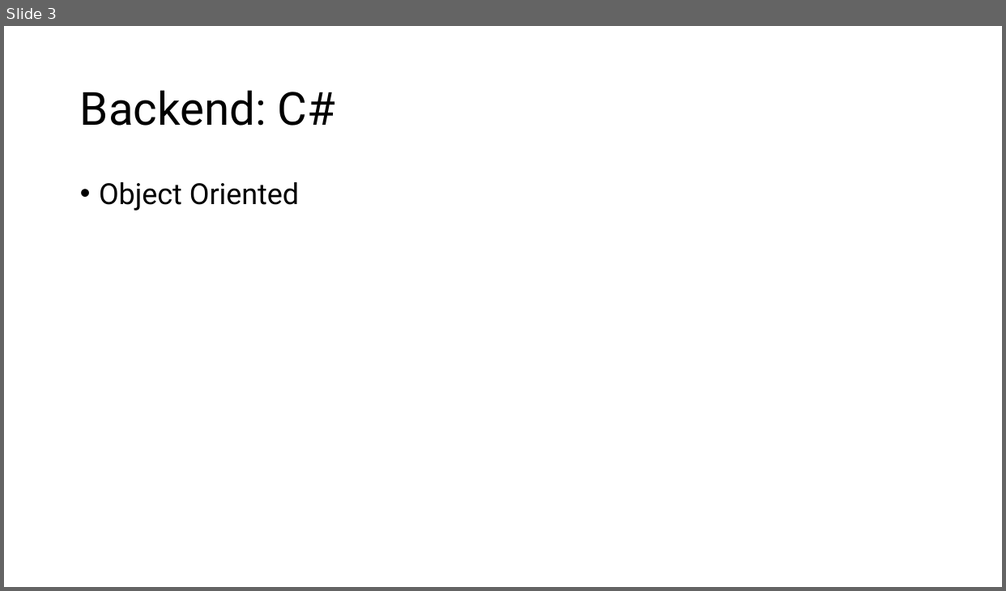
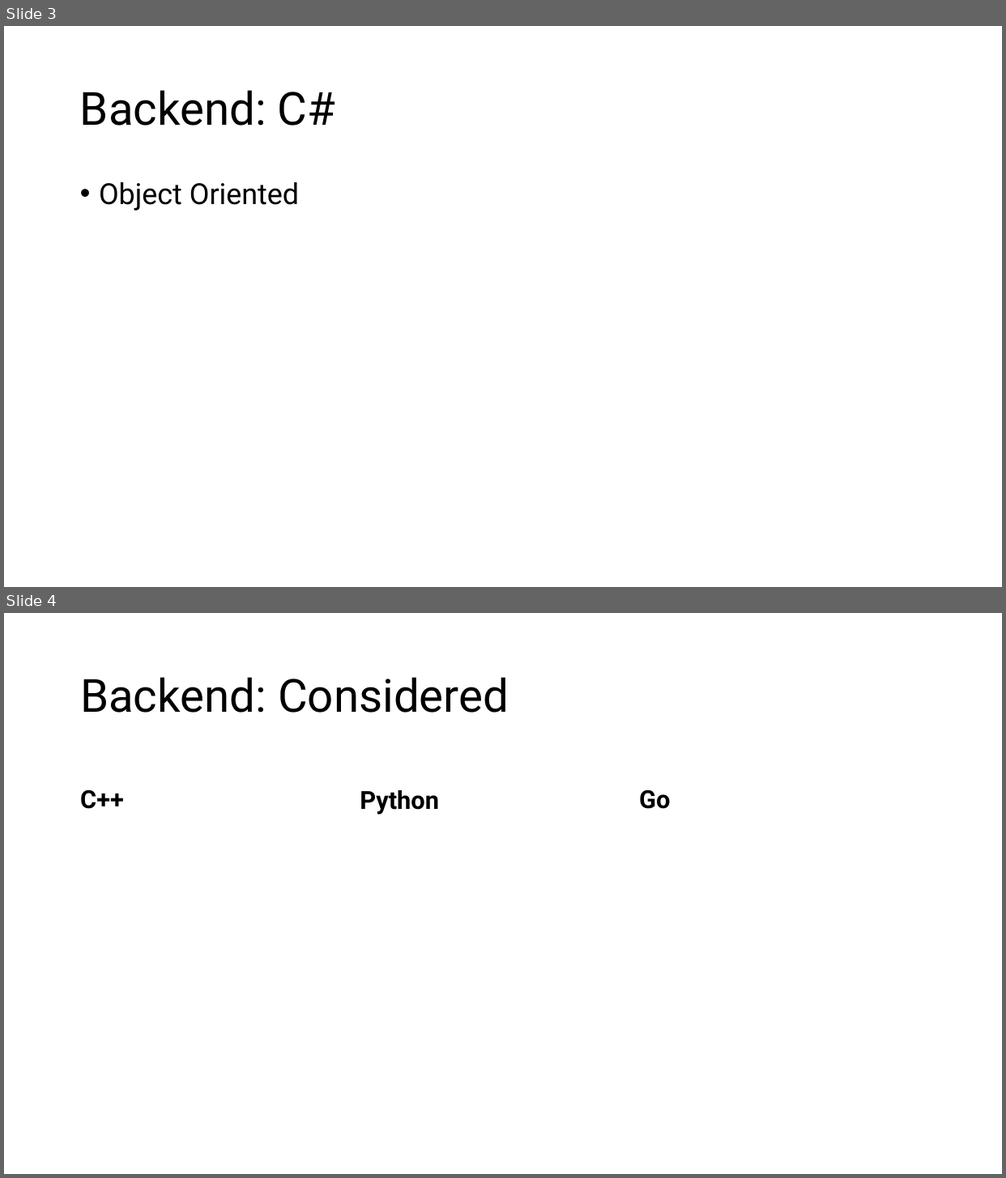
Before and after one commit to Team-Gala-JP/Team-Gala-JP, a slide deck: Team Gala Tech Stack.pptx. Shown one above the other, each under a label of ours: slide 3 before the commit, slides 3 and 4 after it. The pictures are 1006x591 and 1006x1178 pixels, drawn with LibreOffice and Linux fonts; fonts in the diff are those of the drawing. Boxes give left, top, right and bottom in pixels: in the first picture for what was removed or moved away, otherwise in the second. Text is boxed around its words. In the diff, an @@ line names an element or a change of style, - is before the commit and + after.

Commit message:
Backend Alternatives slide

```diff
--- a/Team Gala Tech Stack.pptx
+++ b/Team Gala Tech Stack.pptx
@@ slide 4 added at (4, 613, 1002, 1174), background #FFFFFF @@
@@ title added at (80, 677, 509, 713), 44 pt, text #000000 @@
+Backend: Considered
@@ text added at (80, 790, 124, 809), 24 pt, text #000000, bold @@
+C++
@@ text added at (360, 790, 439, 815), 24 pt, text #000000, bold @@
+Python
@@ text added at (639, 790, 670, 809), 24 pt, text #000000, bold @@
+Go
```
